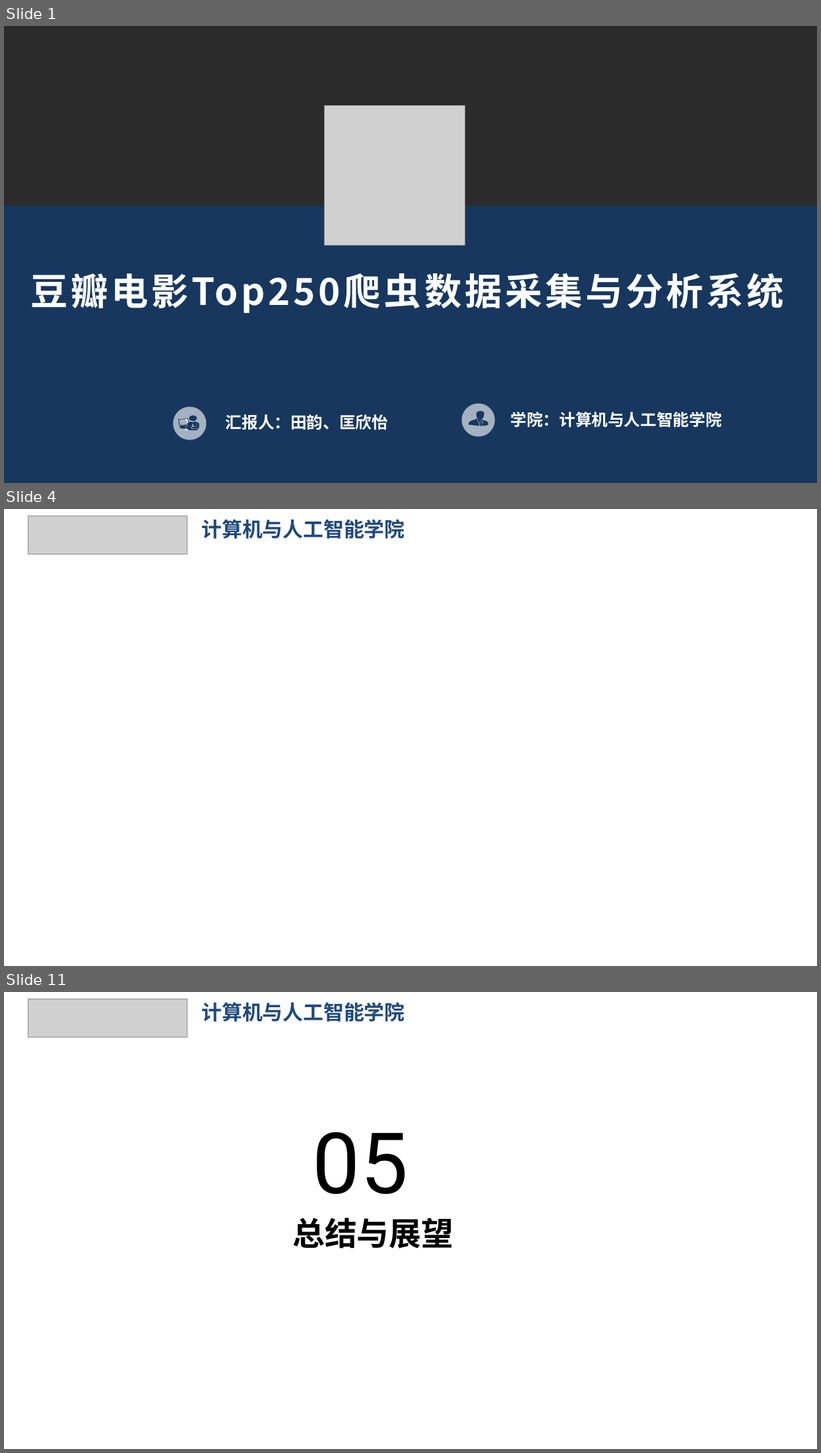
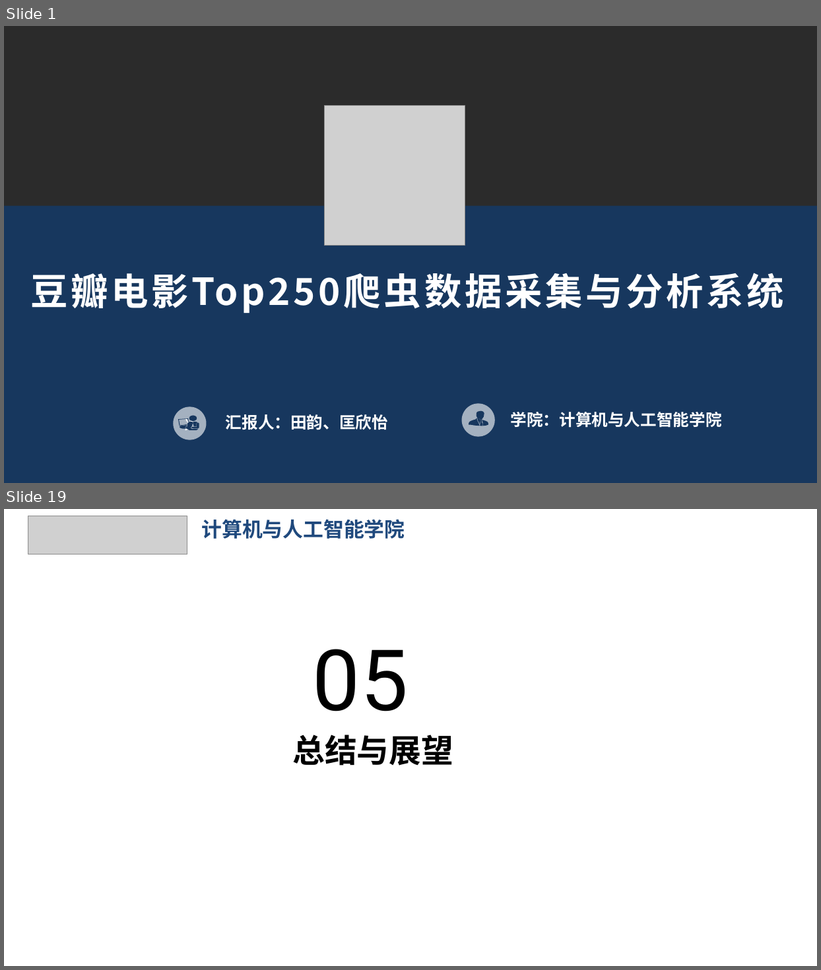
Before and after one commit to ty131421/spider_project, a slide deck: 豆瓣爬虫.pptx. Shown one above the other, each under a label of ours: slides 1, 4 and 11 before the commit, slides 1 and 19 after it; the slides between them are not shown. The pictures are 821x1453 and 821x970 pixels, drawn with LibreOffice and Linux fonts; fonts in the diff are those of the drawing; grey boxes stand for pictures; background and template pictures are left out; a plain dark background stands for a picture behind light text. Boxes give left, top, right and bottom in pixels: in the first picture for what was removed or moved away, otherwise in the second. Text is boxed around its words. In the diff, an @@ line names an element or a change of style, - is before the commit and + after.

```diff
--- a/豆瓣爬虫.pptx
+++ b/豆瓣爬虫.pptx
@@ slide 4 removed at <box>4,509,817,966</box>, background picture (left out) @@
@@ picture removed at <box>28,516,187,554</box> @@
@@ text removed at <box>202,519,405,539</box> @@
-计算机与人工智能学院
@@ what was slide 11 is now slide 19 @@
```
Also in this commit, not shown: 8 slides changed, 9 slides added.
